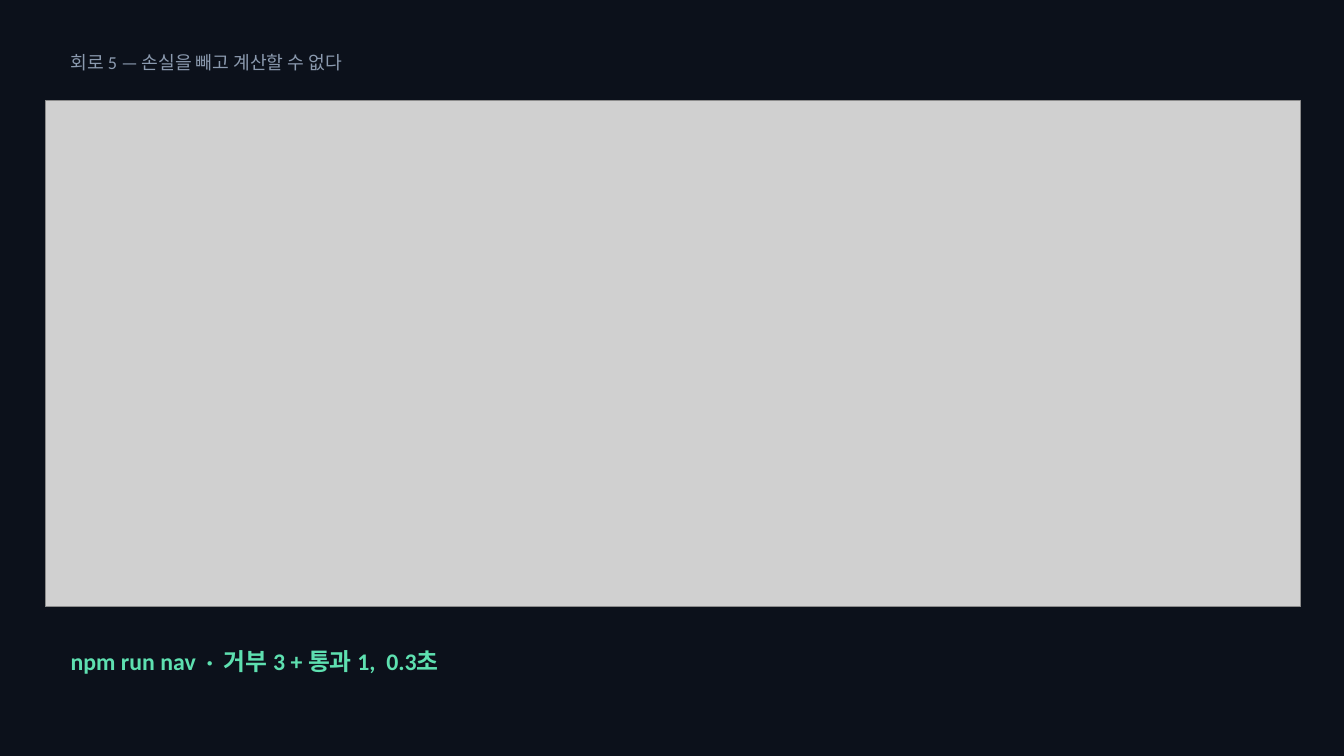
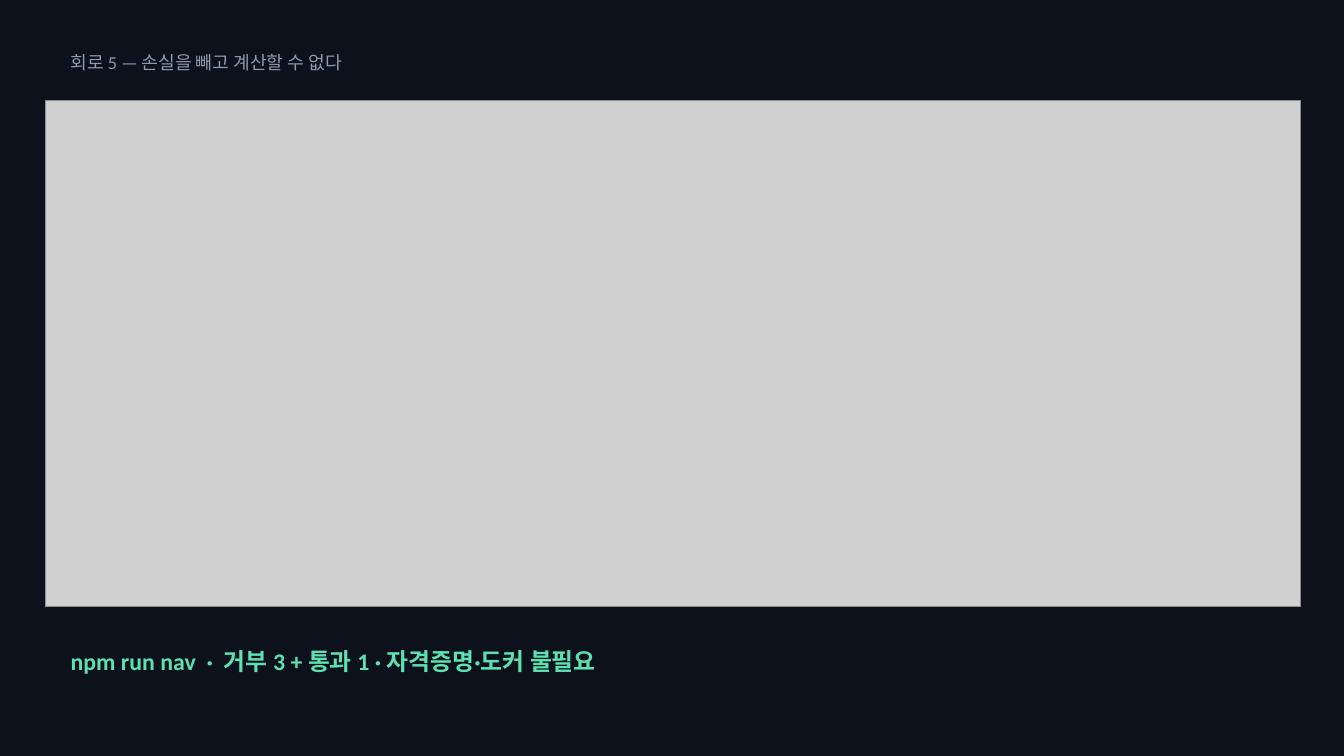
Before and after one commit to SeoDongOk/proof-of-track-record, a slide deck: slide 7 of deck/proof-of-track-record.pptx. Drawn at 1344x756 pixels with LibreOffice and Linux fonts; fonts in the diff are those of the drawing; grey boxes stand for pictures. Boxes give left, top, right and bottom in pixels: in the first picture for what was removed or moved away, otherwise in the second. Text is boxed around its words. In the diff, an @@ line names an element or a change of style, - is before the commit and + after.

```diff
--- a/deck/proof-of-track-record.pptx
+++ b/deck/proof-of-track-record.pptx
@@ text at (71,650,596,674): text changed @@
-npm run nav · 거부 3 + 통과 1, 0.3초
+npm run nav · 거부 3 + 통과 1 · 자격증명·도커 불필요
```
Also in this commit, not shown: 6 other slides changed, 26 other files.
